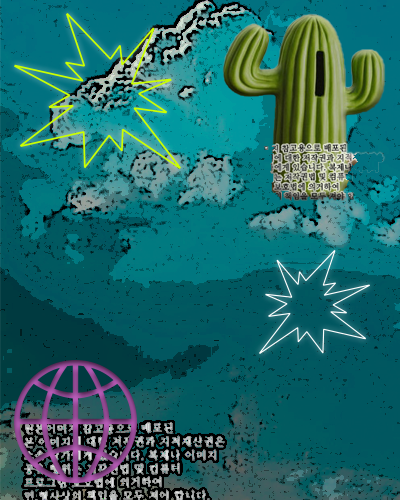
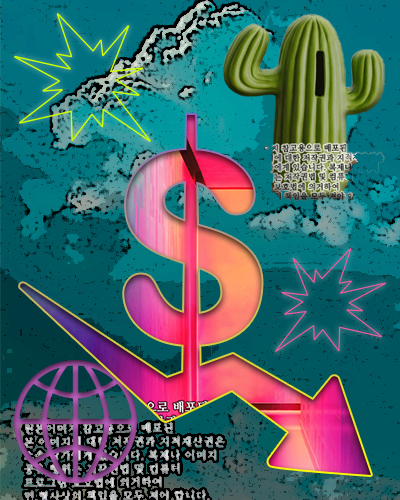
Before/after of a 400 × 500 layered artwork. What changed in the layer stack:
added layer "1급-2" (1st of 2) above "Rectangle 1" over 20, 115, 371, 475
added layer "Rectangle 1" above "Shape 2" over 20, 115, 371, 475
painted on "Boom 2 1 copy" over 259, 248, 386, 354
painted on "Boom 2 1" over 14, 13, 181, 169
